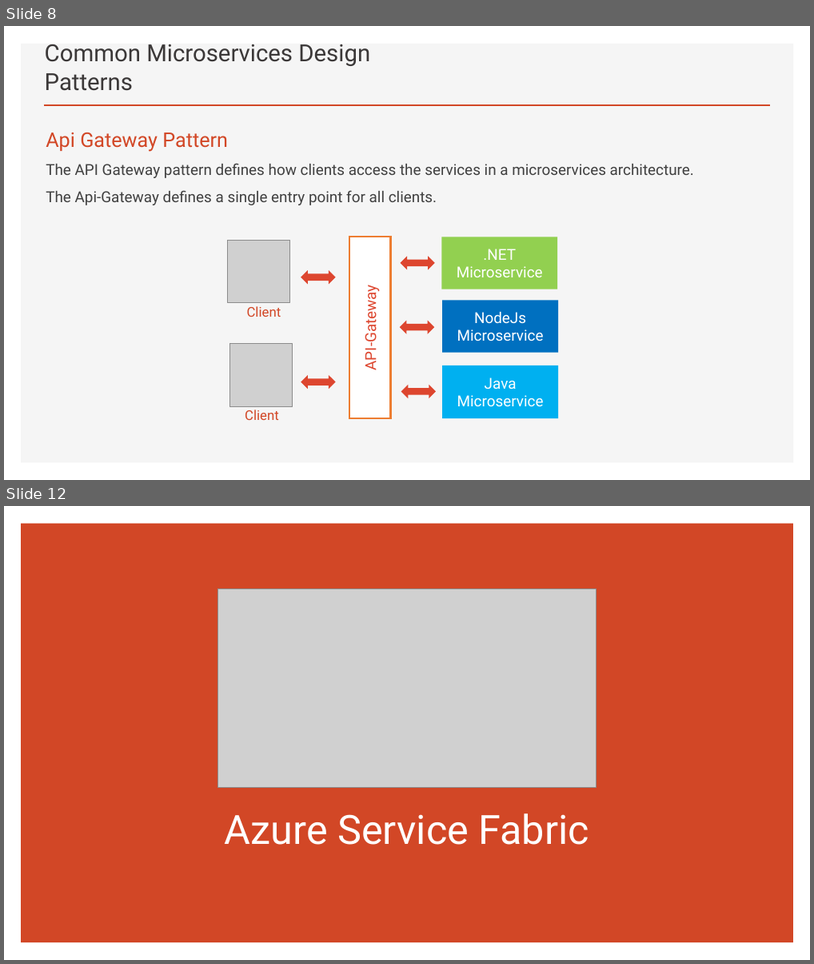
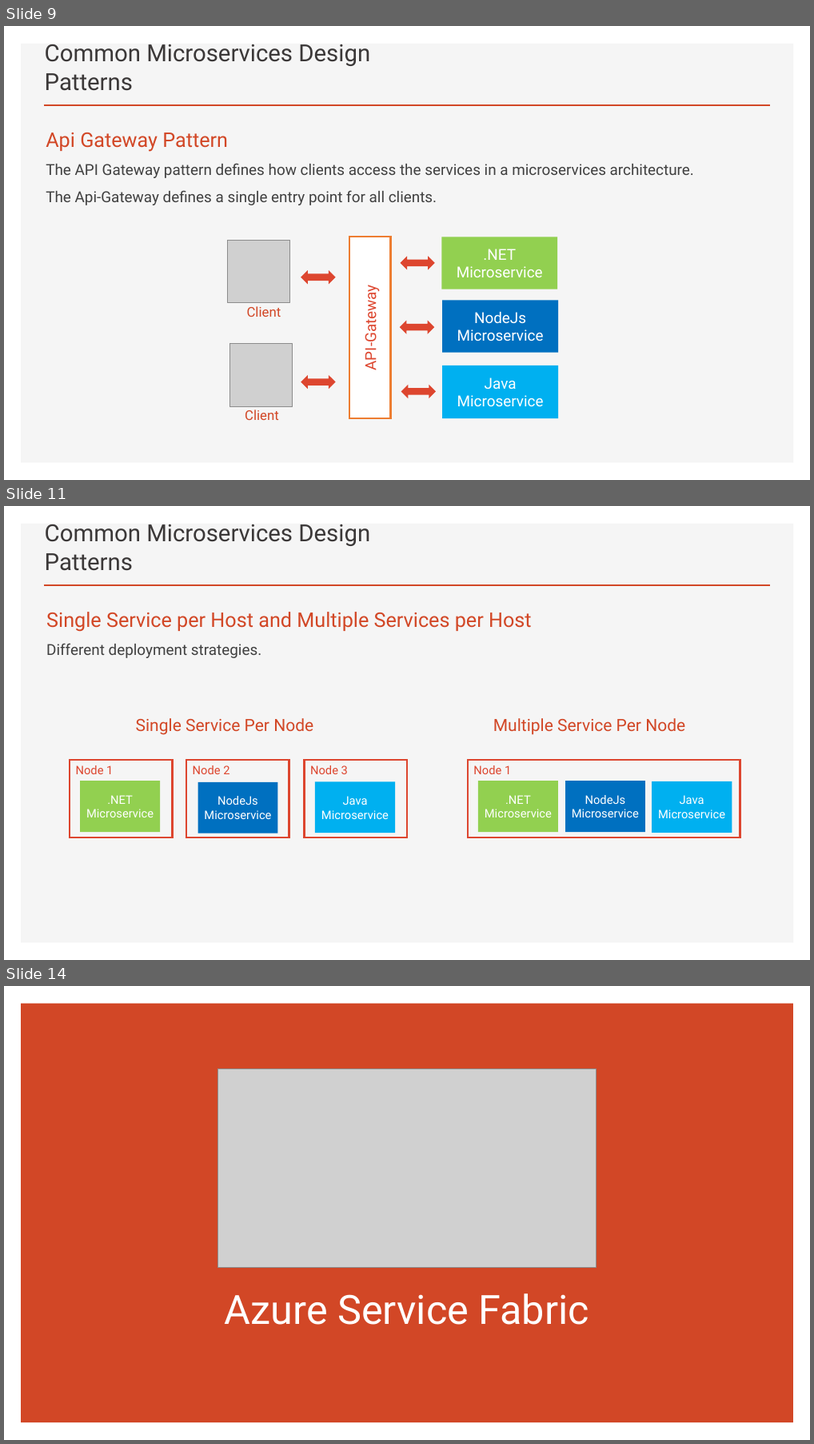
Before and after one commit to brianperera/EasyMaintain, a slide deck: Documents/MicroServices.pptx. Shown one above the other, each under a label of ours: slides 8 and 12 before the commit, slides 9, 11 and 14 after it; the slides between them are not shown. The pictures are 814x964 and 814x1444 pixels, drawn with LibreOffice and Linux fonts; fonts in the diff are those of the drawing; grey boxes stand for pictures. Boxes give left, top, right and bottom in pixels: in the first picture for what was removed or moved away, otherwise in the second. Text is boxed around its words. In the diff, an @@ line names an element or a change of style, - is before the commit and + after.

```diff
--- a/Documents/MicroServices.pptx
+++ b/Documents/MicroServices.pptx
@@ slide 11 added at (4, 506, 810, 960), background #FFFFFF; not listed: 2 template elements that a slide beside it also shows @@
@@ title added at (45, 524, 370, 571), 28 pt, text #3B3838 @@
+Common Microservices Design Patterns
@@ text added at (46, 612, 532, 658), 24 pt, text #D24726 @@
+Single Service per Host and Multiple Services per Host
+Different deployment strategies.
@@ text added at (136, 718, 314, 735), 20 pt, text #D24726 @@
+Single Service Per Node
@@ text added at (494, 718, 686, 735), 20 pt, text #D24726 @@
+Multiple Service Per Node
@@ rectangle added at (70, 760, 173, 837), outline #DD462F 2.25 pt, 14 pt, text #DD462F @@
+Node 1
@@ rectangle added at (186, 760, 290, 837), outline #DD462F 2.25 pt, 14 pt, text #DD462F @@
+Node 2
@@ rectangle added at (305, 760, 407, 837), outline #DD462F 2.25 pt, 14 pt, text #DD462F @@
+Node 3
@@ rectangle added at (468, 760, 740, 837), outline #DD462F 2.25 pt, 14 pt, text #DD462F @@
+Node 1
@@ rectangle added at (80, 780, 160, 832), fill #92D050, 14 pt, text #FFFFFF @@
+.NET
+Microservice
@@ rectangle added at (198, 782, 278, 833), fill #0070C0, 14 pt, text #FFFFFF @@
+NodeJs
+Microservice
@@ rectangle added at (315, 782, 395, 833), fill #00B0F0, 14 pt, text #FFFFFF @@
+Java
+Microservice
@@ rectangle added at (478, 780, 558, 832), fill #92D050, 14 pt, text #FFFFFF @@
+.NET
+Microservice
@@ rectangle added at (566, 780, 646, 832), fill #0070C0, 14 pt, text #FFFFFF @@
+NodeJs
+Microservice
@@ rectangle added at (652, 781, 732, 832), fill #00B0F0, 14 pt, text #FFFFFF @@
+Java
+Microservice
@@ what was slide 8 is now slide 9 @@
@@ what was slide 12 is now slide 14 @@
```
Also in this commit, not shown: 9 slides changed, 5 other slides added, 1 slide removed.
